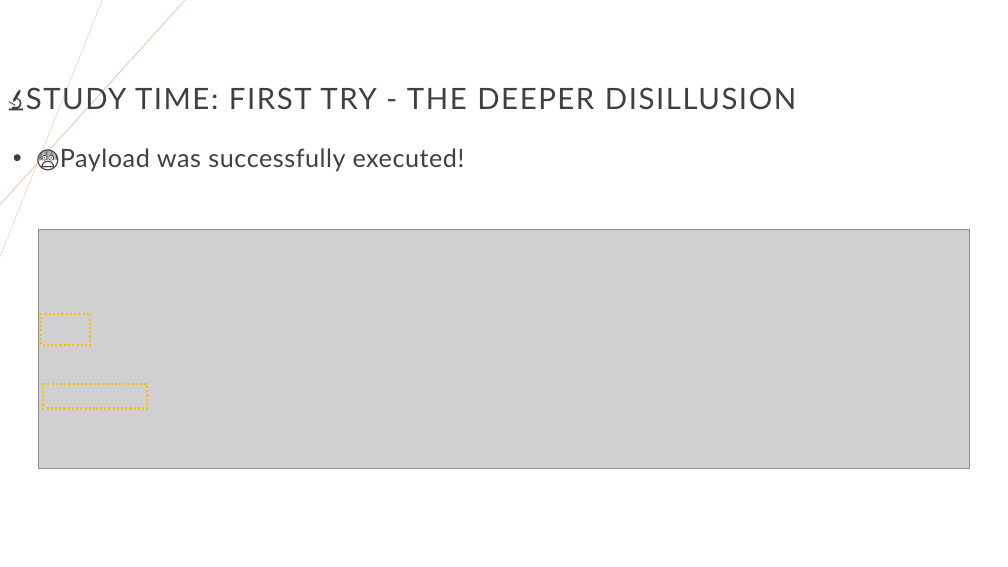
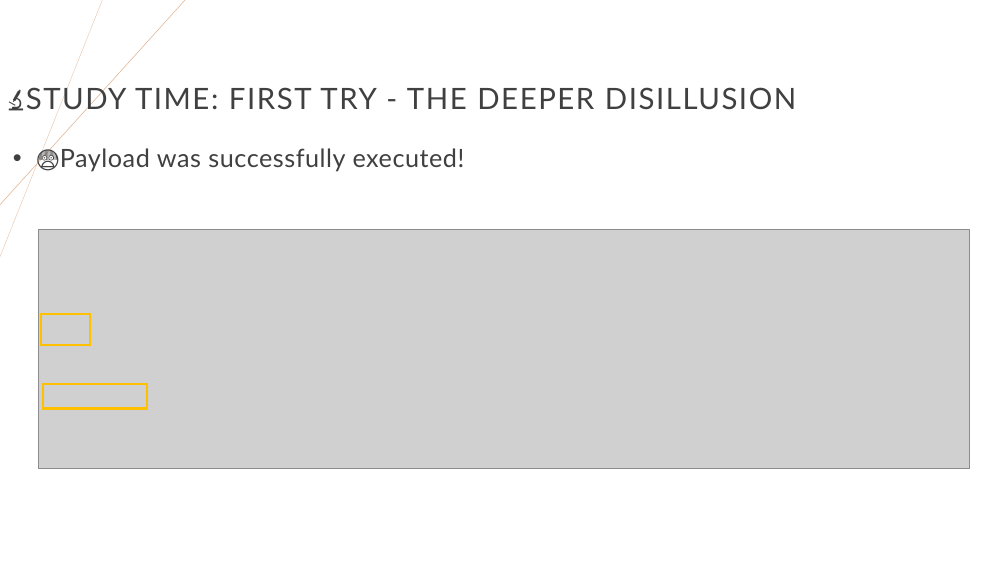
Before and after one commit to righettod/voxxeddays-lux-2024, a slide deck: slide 30 of presentation.pptx. Drawn at 1008x567 pixels with LibreOffice and Linux fonts; fonts in the diff are those of the drawing; grey boxes stand for pictures. Boxes give left, top, right and bottom in pixels: in the first picture for what was removed or moved away, otherwise in the second. Text is boxed around its words. In the diff, an @@ line names an element or a change of style, - is before the commit and + after.

```diff
--- a/presentation.pptx
+++ b/presentation.pptx
@@ rectangle at box(42, 314, 91, 346): outline #FFC000 2 pt dashed to #FFC000 2 pt @@
@@ rectangle at box(43, 385, 147, 409): outline #FFC000 2 pt dashed to #FFC000 2 pt @@
```
Also in this commit, not shown: 31 other slides changed, 11 slides added, 1 other file.
